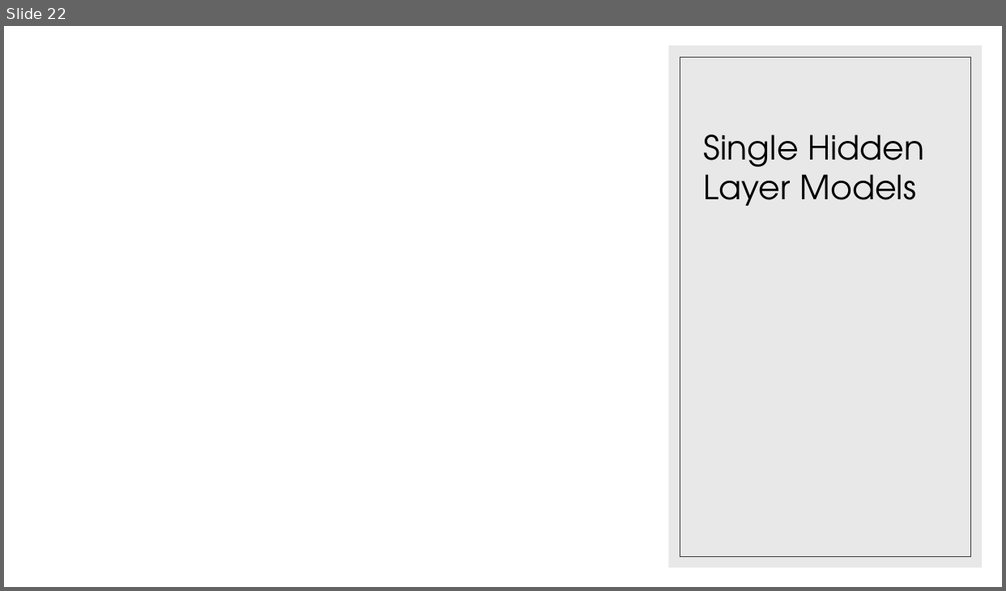
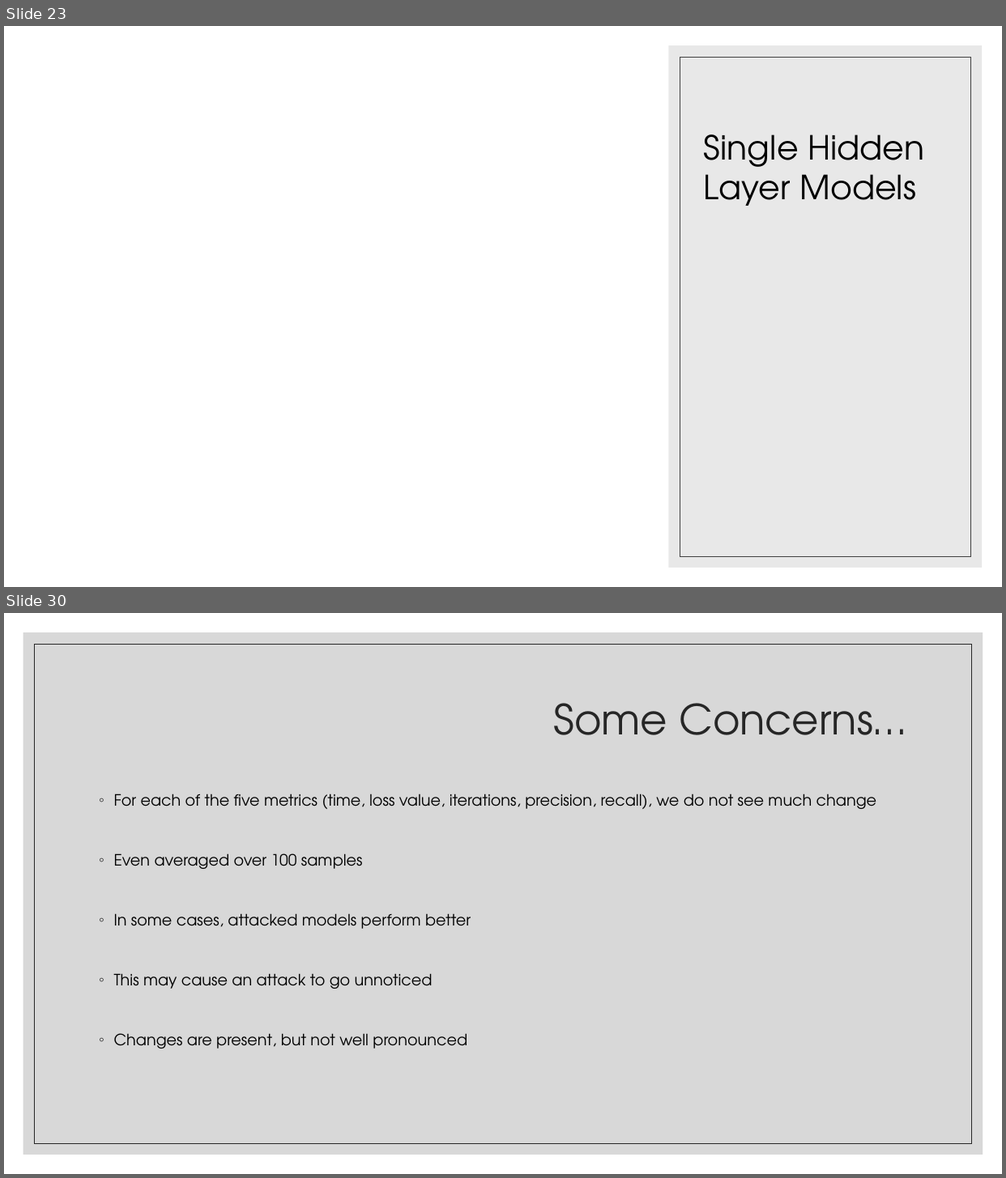
Before and after one commit to landonbuell/Convolutional-Neural-Networks, a slide deck: Presentations/14_04_2020/Modeling Attack Functions.pptx. Shown one above the other, each under a label of ours: slide 22 before the commit, slides 23 and 30 after it; the slides between them are not shown. The pictures are 1006x591 and 1006x1178 pixels, drawn with LibreOffice and Linux fonts; fonts in the diff are those of the drawing; grey boxes stand for pictures. Boxes give left, top, right and bottom in pixels: in the first picture for what was removed or moved away, otherwise in the second. Text is boxed around its words. In the diff, an @@ line names an element or a change of style, - is before the commit and + after.

```diff
--- a/Presentations/14_04_2020/Modeling Attack Functions.pptx
+++ b/Presentations/14_04_2020/Modeling Attack Functions.pptx
@@ slide 30 added at [4, 613, 1002, 1174], background #FFFFFF @@
@@ rectangle added at [23, 632, 983, 1155], fill #BFBFBF at 60% opacity @@
@@ rectangle added at [35, 644, 972, 1144], outline #262626 0.5 pt @@
@@ title added at [554, 703, 906, 735], 40 pt, text #262626 @@
+Some Concerns…
@@ text added at [114, 794, 877, 1049], 15 pt, text #000000 @@
+◦ For each of the five metrics (time, loss value, iterations, precision, recall), we do not see much change
+◦ Even averaged over 100 samples
+◦ In some cases, attacked models perform better
+◦ This may cause an attack to go unnoticed
+◦ Changes are present, but not well pronounced
@@ what was slide 22 is now slide 23 @@
```
Also in this commit, not shown: 6 slides changed, 9 other slides added, 11 other files.
